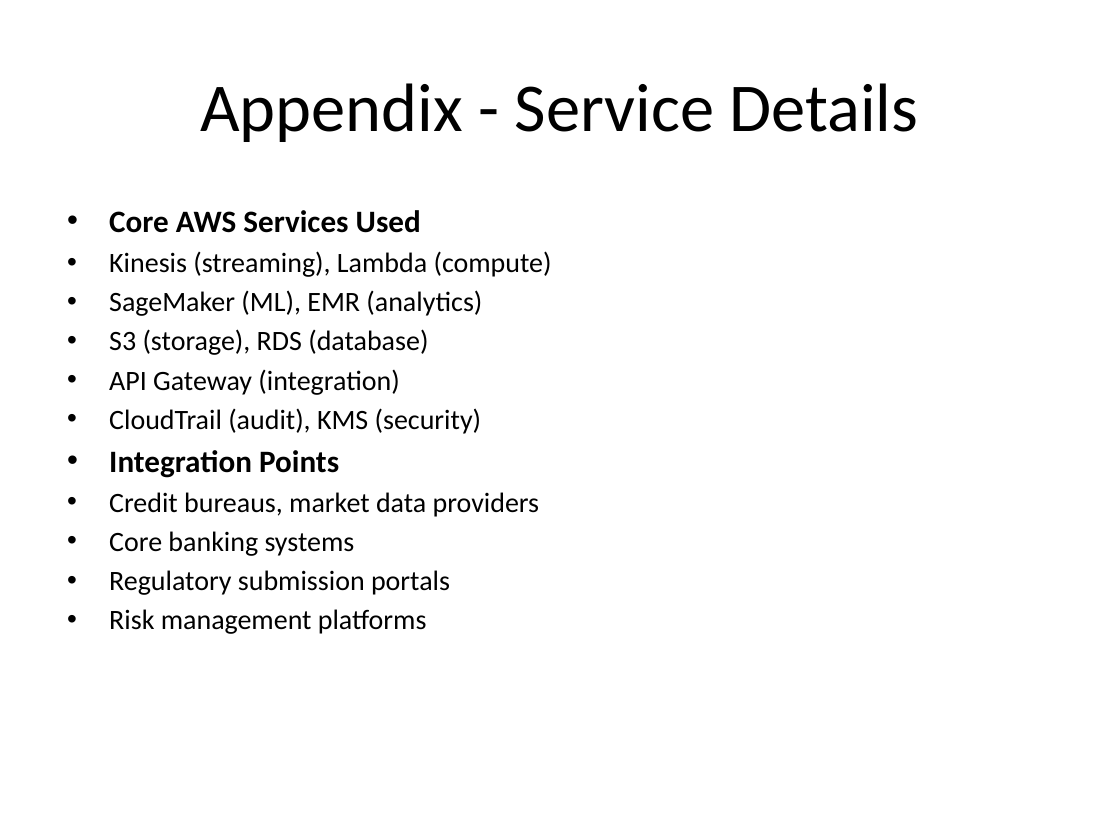
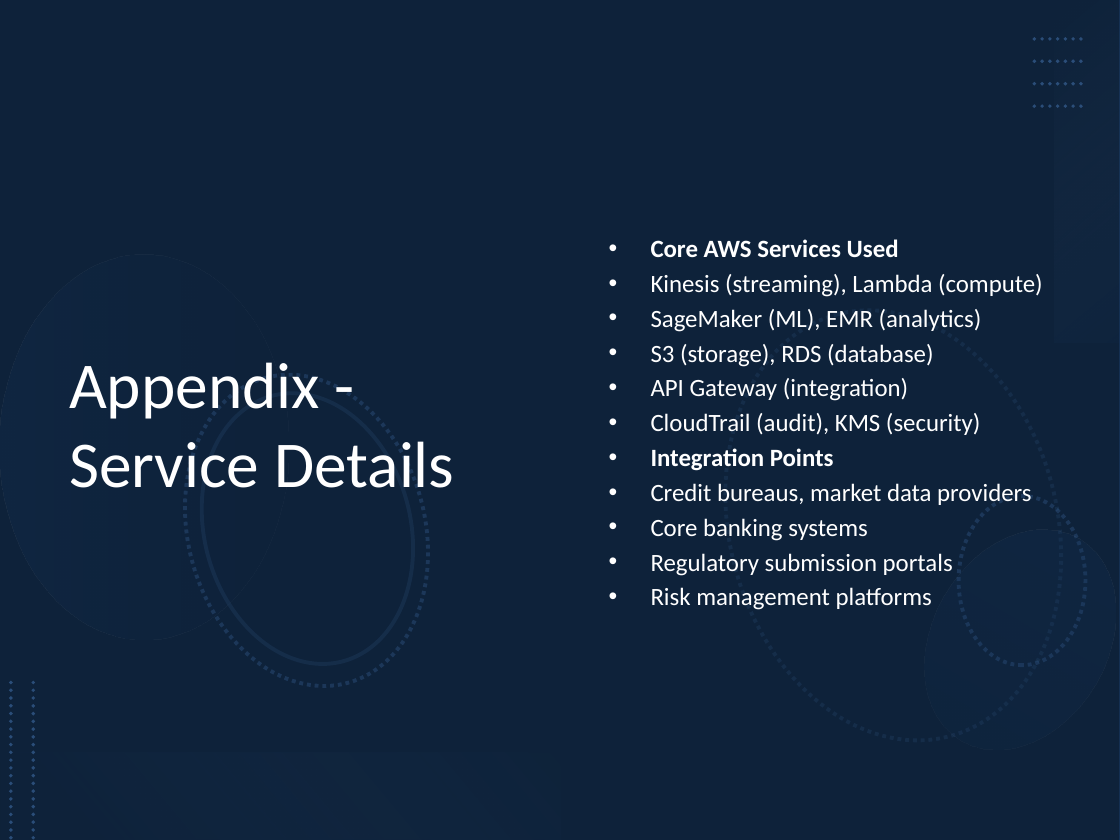
Before and after one commit to karthikvx/credit-risk-service-app, a slide deck: slide 18 of aws_credit_risk_architecture.pptx (slide 21 before the commit). Drawn at 1120x840 pixels with LibreOffice and Linux fonts; fonts in the diff are those of the drawing. Boxes give left, top, right and bottom in pixels: in the first picture for what was removed or moved away, otherwise in the second. Text is boxed around its words. In the diff, an @@ line names an element or a change of style, - is before the commit and + after.

```diff
--- a/aws_credit_risk_architecture.pptx
+++ b/aws_credit_risk_architecture.pptx
@@ rectangle added at (0, 0, 1120, 840), fill #1F497D @@
@@ rectangle added at (0, 0, 1120, 840), fill #000000 at 53% opacity @@
@@ rectangle added at (1055, 0, 1120, 343), fill gradient #8EB4E3 to #17375E @@
@@ title "Appendix - Service Details": place and size @@
-title "Appendix - Service Details" at (200, 83, 919, 142)
+title "Appendix - Service Details" at (69, 362, 454, 488)
@@ title "Appendix - Service Details" at (69, 362, 454, 488): size 44 to 42 pt, text colour #000000 to #FFFFFF; alignment centre to left @@
@@ text "Core AWS Services Used": place and size @@
-text "Core AWS Services Used" at (109, 210, 552, 634)
+text "Core AWS Services Used" at (651, 239, 1043, 610)
@@ text "Core AWS Services Used" at (651, 239, 1043, 610): size 20 to 16 pt in "Core AWS Services Used", "Integration Points"; text colour #000000 to #FFFFFF; size 18 to 16 pt in "Kinesis (streaming), Lambda (compute)", "SageMaker (ML), EMR (analytics)", "S3 (storage), RDS (database)", "API Gateway (integration)" and 5 more places; vertical alignment top to middle @@
@@ group added at (1035, 39, 1085, 106): 4 lines @@
@@ group added at (0, 254, 1120, 784): 6 ellipses @@
@@ line added from (11, 682) to (11, 840), #0F243E 2.5 pt dashed @@
@@ line added from (34, 682) to (34, 840), #0F243E 2.5 pt dashed @@
@@ rectangle added at (0, 753, 560, 840), fill gradient #0F243E to #558ED5 @@
```
Also in this commit, not shown: 17 other slides changed, 3 slides removed.
